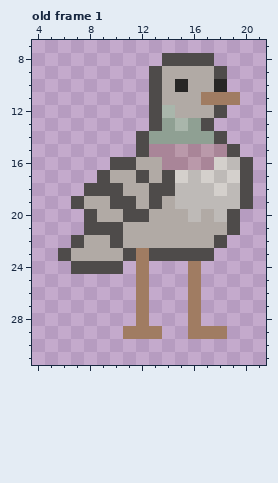
Two states of a pixel-art file, assets/sprite_pigeon.aseprite. The picture above was drawn from the file before the commit.
32x32 pixels, 1 frame. Shown: old frame 1: x 4..21, y 7..31. The commit also changed other frames, which this record leaves out.
After:
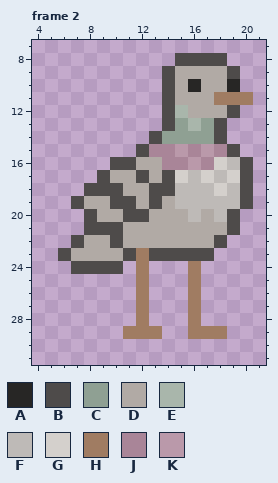
Palette (. is transparent): A #272625  B #4e4b4a  C #8fa093  D #b1aaa5  E #a9b6ab  F #bebab7  G #d4d0cc  H #a07c62  J #a98598  K #ba99aa
A new or re-ordered frame is compared with the old frame closest to it.
Diff:
frames 1 -> 4
Frame 2 is new; against old frame 1:
y 8: x 14 B -> .; x 18 . -> B
y 9: x 13..14 BD -> .B; x 18..19 B. -> DB
y 10: x 13..16 BDAD -> .BDA; x 18..19 A. -> DA
y 11: x 13..14 BD -> .B; x 17 H -> D; x 20 . -> H
y 12: x 13..15 BED -> .BE; x 18..19 B. -> DB
y 13: x 13..18 BCECB. -> .BCECB
y 14: x 12..13 BC -> .B
Where, in picture pixels (left, top, right, bottom), the same in both pictures:
changed: (136, 53, 253, 144)
